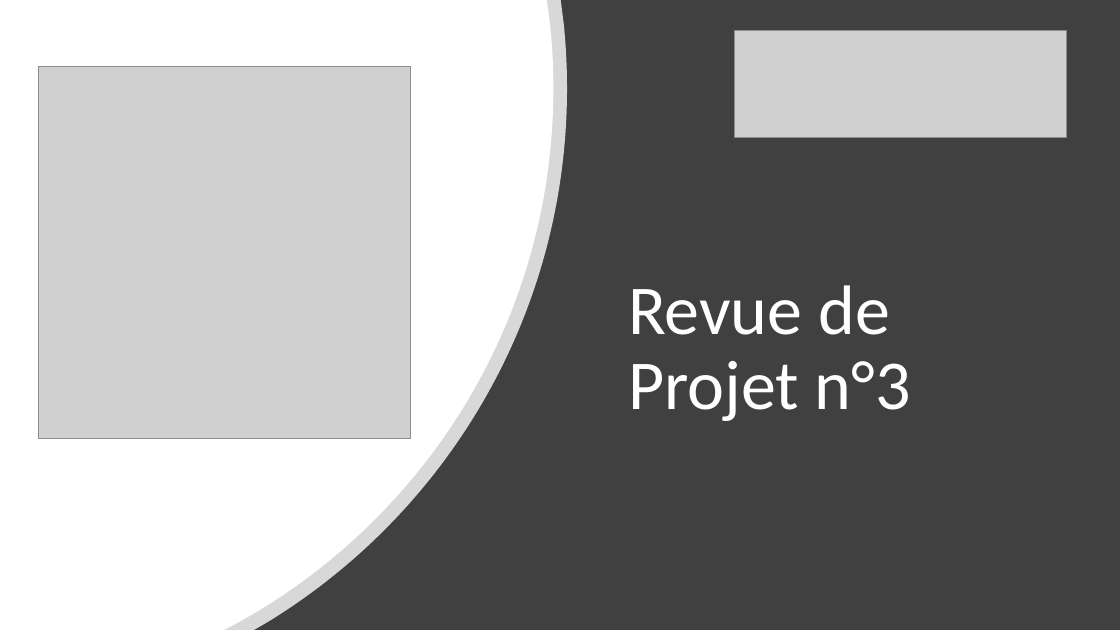
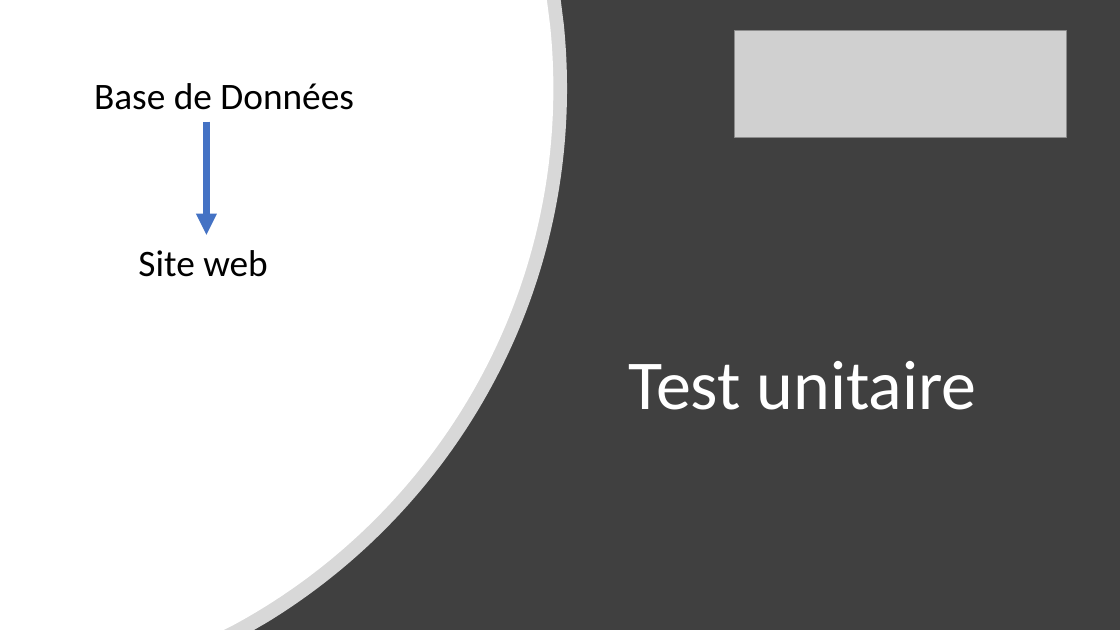
Before and after one commit to lucasminaud/projet_sfl5_serre_automatique, a slide deck: slide 4 of Partie personnelle Lucas MINAUD/revue/revue 3.pptx. Drawn at 1120x630 pixels with LibreOffice and Linux fonts; fonts in the diff are those of the drawing; grey boxes stand for pictures. Boxes give left, top, right and bottom in pixels: in the first picture for what was removed or moved away, otherwise in the second. Text is boxed around its words. In the diff, an @@ line names an element or a change of style, - is before the commit and + after.

```diff
--- a/Partie personnelle Lucas MINAUD/revue/revue 3.pptx
+++ b/Partie personnelle Lucas MINAUD/revue/revue 3.pptx
@@ picture removed at [39,66,411,439] @@
@@ text added at [94,83,354,110], 32 pt, text #000000 @@
+Base de Données
@@ arrow added from (207, 122) to (207, 235), #4472C4 6 pt @@
@@ text added at [138,250,268,277], 32 pt, text #000000 @@
+Site web
@@ title at [628,361,977,410]: text changed @@
-Revue de Projet n°3
+Test unitaire
```
Also in this commit, not shown: 1 other slide changed, 1 slide added, 1 slide removed, 7 other files.
